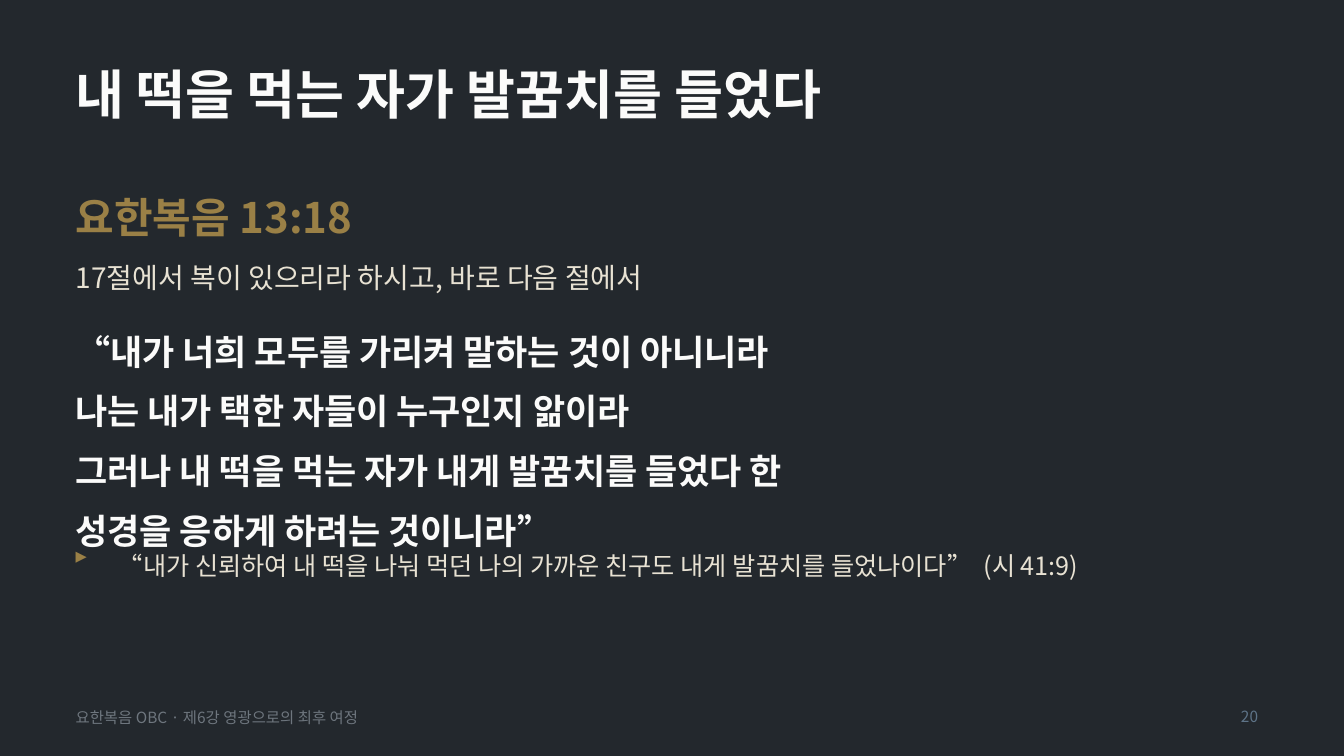
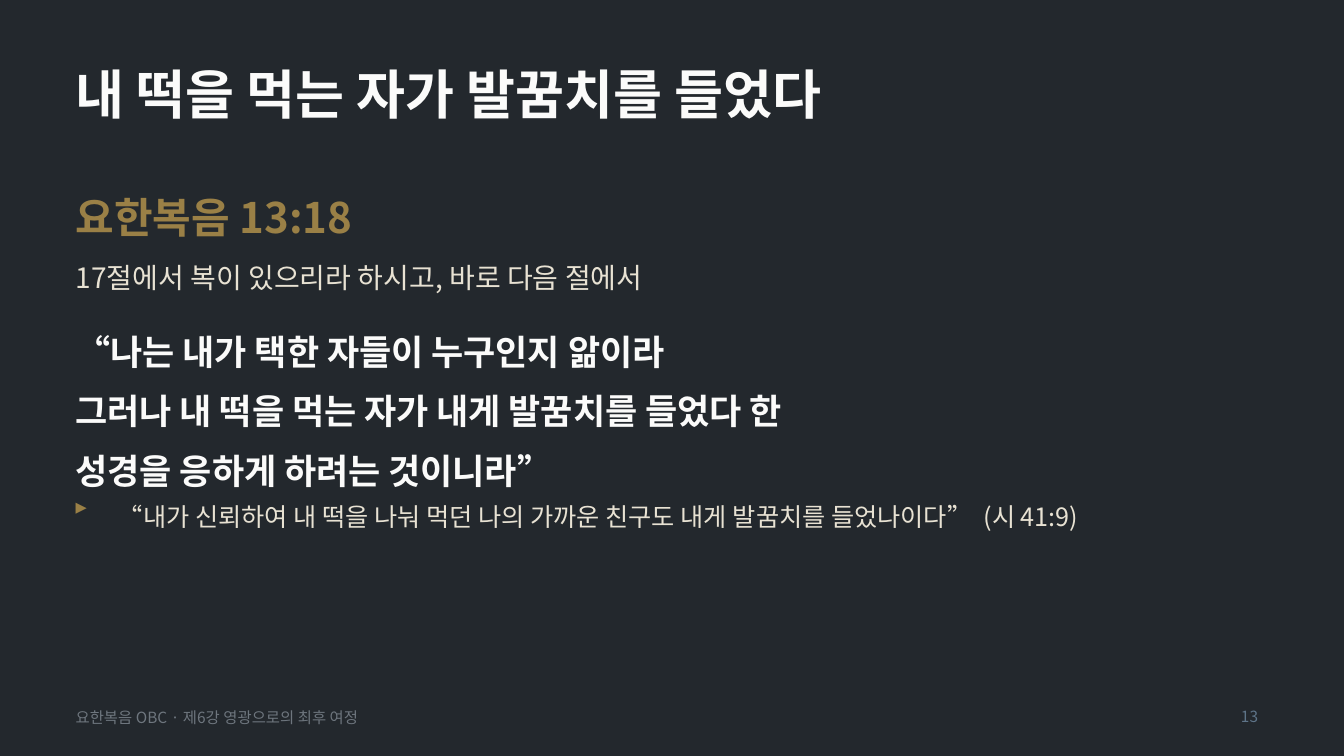
Before and after one commit to mio-modu/bible_GospelofJohn, a slide deck: slide 13 of dist/요한복음_6강_영광으로의_최후_여정.pptx (slide 20 before the commit). Drawn at 1344x756 pixels with LibreOffice and Linux fonts; fonts in the diff are those of the drawing. Boxes give left, top, right and bottom in pixels: in the first picture for what was removed or moved away, otherwise in the second. Text is boxed around its words. In the diff, an @@ line names an element or a change of style, - is before the commit and + after.

```diff
--- a/dist/요한복음_6강_영광으로의_최후_여정.pptx
+++ b/dist/요한복음_6강_영광으로의_최후_여정.pptx
@@ text at [76, 335, 664, 368]: text changed @@
-“내가 너희 모두를 가리켜 말하는 것이 아니니라
-나는 내가 택한 자들이 누구인지 앎이라
+“나는 내가 택한 자들이 누구인지 앎이라
@@ text "▸": place and size @@
-text "▸" at [76, 541, 116, 582]
+text "▸" at [76, 492, 116, 532]
@@ text "“내가 신뢰하여 내 떡을 나눠 ...": place and size @@
-text "“내가 신뢰하여 내 떡을 나눠 ..." at [118, 554, 1078, 580]
+text "“내가 신뢰하여 내 떡을 나눠 ..." at [118, 505, 1078, 531]
@@ page number at [1241, 711, 1258, 722]: text changed @@
-20
+13
```
Also in this commit, not shown: 17 other slides changed, 22 slides removed, 12 other files.
